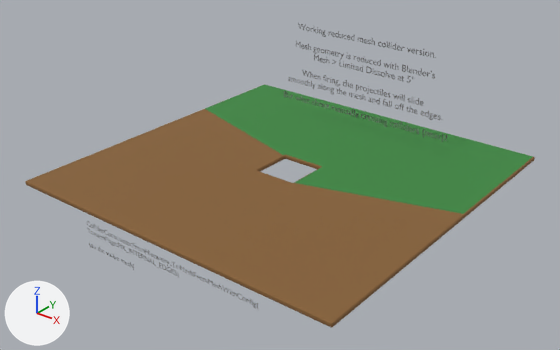
An edit to the glTF model assets/maps/level_0_reduced.glb, drawn before and after from the same camera.
Both versions are drawn from a camera (50 mm lens) standing at (35.4, -45.3, 27.6) and looking at (0.5, -1.7, 0.6). Every picture has the same lights, and +X, +Y and +Z are marked at lower left. The first picture is the older version. Where no turn or scale is listed for an object, it has been applied to the vertices. Vertices at exactly the same position are counted once.

Names of what the first picture shows: 'Floor.019', 'GN Instance', 'GN Instance.001'.
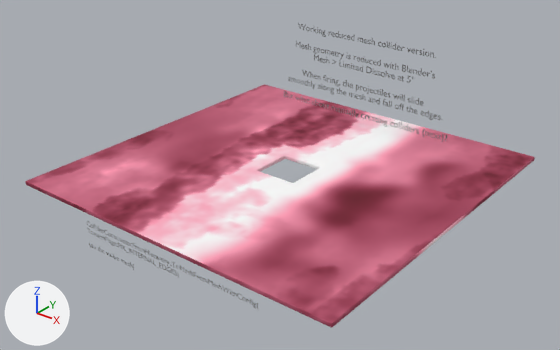
Commit message: Improve model materials.

Scene script edits in JSON lines:
```json
{"op": "add", "block": "img_diffuse", "code": ["img_diffuse = load_image('diffuse', '_unpacked/diffuse', 128, 128, 'sRGB')"]}
{"op": "remove", "block": "mat_material", "code": "mat_material.base_color = (0.242, 0.119, 0.0351)  # brown #876135"}
{"op": "add", "block": "mat_material", "code": "mat_material.texture = img_diffuse"}
{"block": "me_floor_mesh_017", "where": "me_floor_mesh_017.from_pydata(...)  # 140 vertices, 280 faces; spans x -14.9..14.9, y -14.9..14.8, z -0.4..0.0"}
{"block": "me_floor_mesh_017", "where": "# used by ob_floor_019; location = (0.0, 0.0, 0.39)"}
{"block": "me_floor_mesh_017", "change": "me_floor_mesh_017 part 1: 12 faces spanning x -14.7..14.7, y -1.9..14.7, z 0.0 switch from mat_material_002 (green #3a873f) to mat_material (picture img_diffuse)"}
```

What differs and where, as boxes (x1, y1, x2, y2) in the pictures (560 x 350 px):
```json
{"object": "Floor.019", "change": "surface changed", "before": [26, 84, 535, 327], "after": [26, 84, 535, 327], "on screen": "lighter"}
{"part": 1, "of": "me_floor_mesh_017", "change": "recoloured", "before": [205, 85, 533, 214], "after": [205, 85, 533, 214], "on screen": "green to pink"}
```
